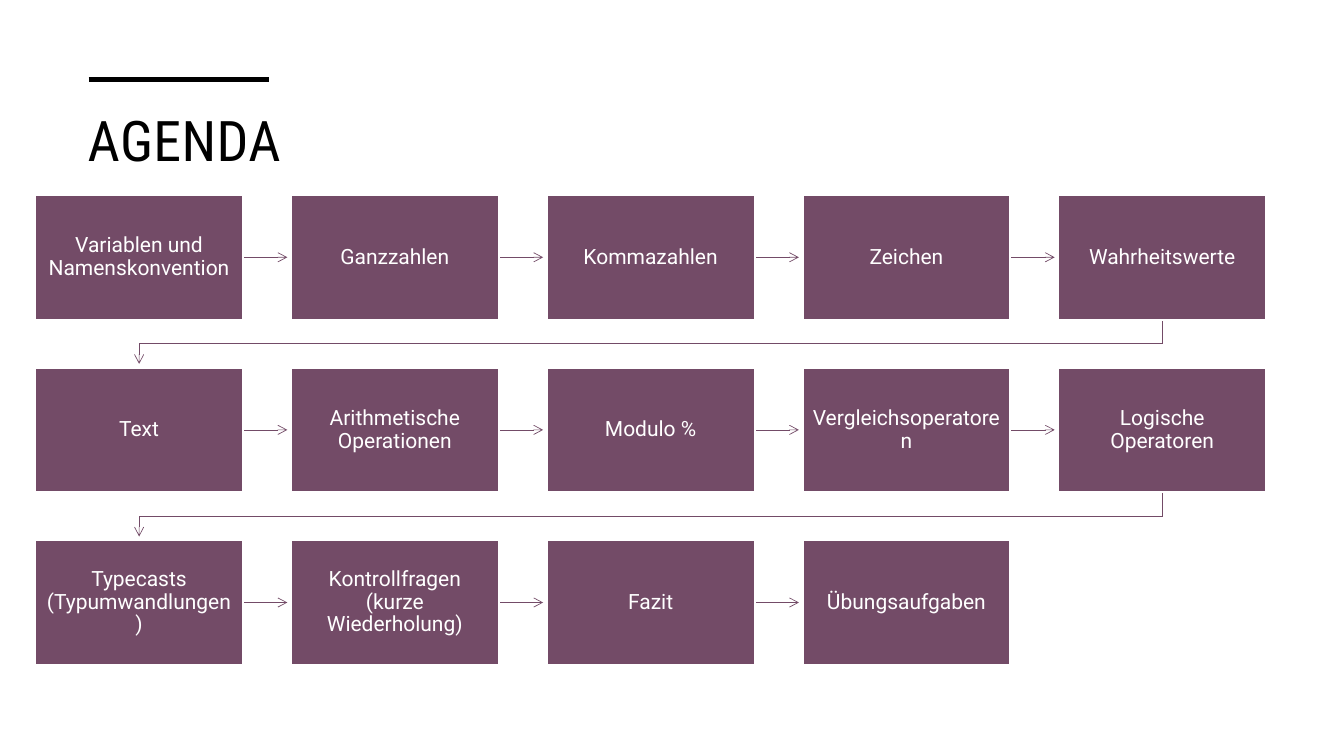
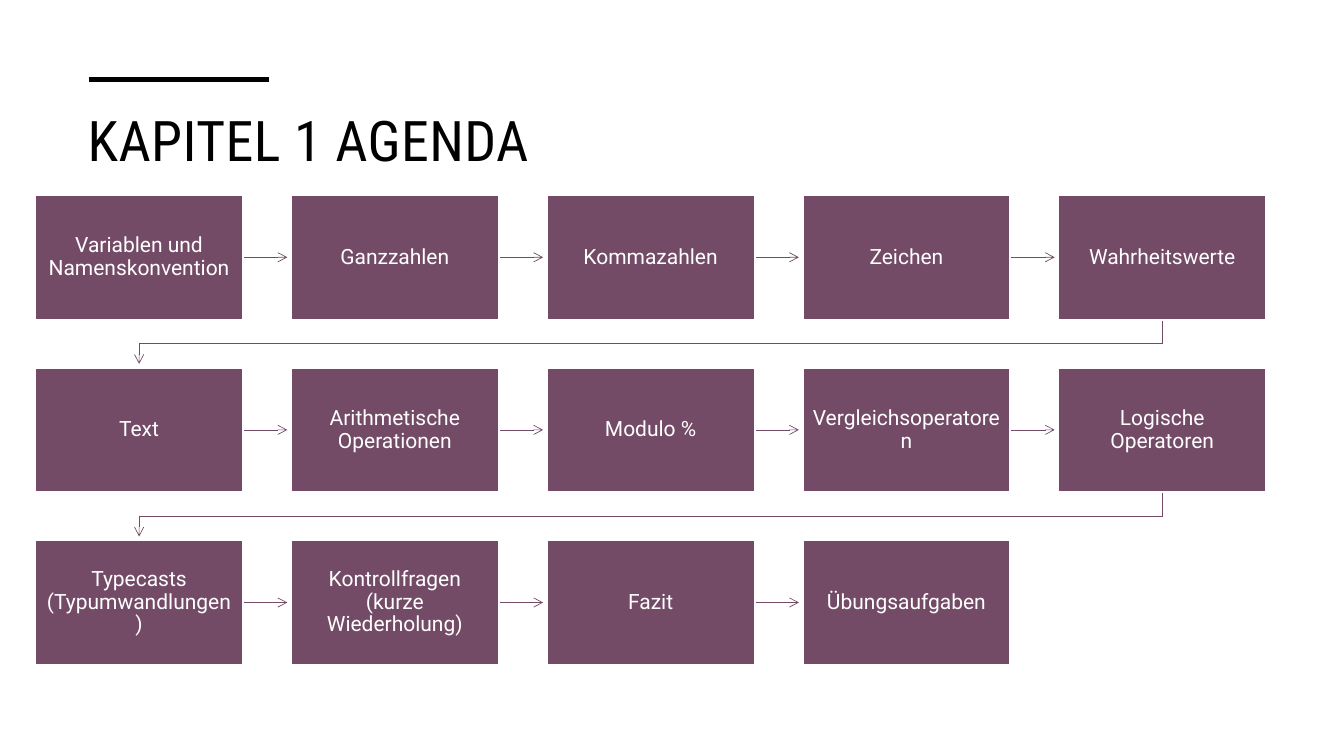
Before and after one commit to kurs-prog/java-kurs-template, a slide deck: slide 2 of kap1/docs/pptx/Programmieren lernen mit Java kap.1.pptx. Drawn at 1344x756 pixels with LibreOffice and Linux fonts; fonts in the diff are those of the drawing. Boxes give left, top, right and bottom in pixels: in the first picture for what was removed or moved away, otherwise in the second. Text is boxed around its words. In the diff, an @@ line names an element or a change of style, - is before the commit and + after.

```diff
--- a/kap1/docs/pptx/Programmieren lernen mit Java kap.1.pptx
+++ b/kap1/docs/pptx/Programmieren lernen mit Java kap.1.pptx
@@ title at bbox=[88, 120, 528, 162]: text changed @@
-AGENDA
+KAPITEL 1 AGENDA
```
Also in this commit, not shown: 1 other slide changed, 2 other files.
